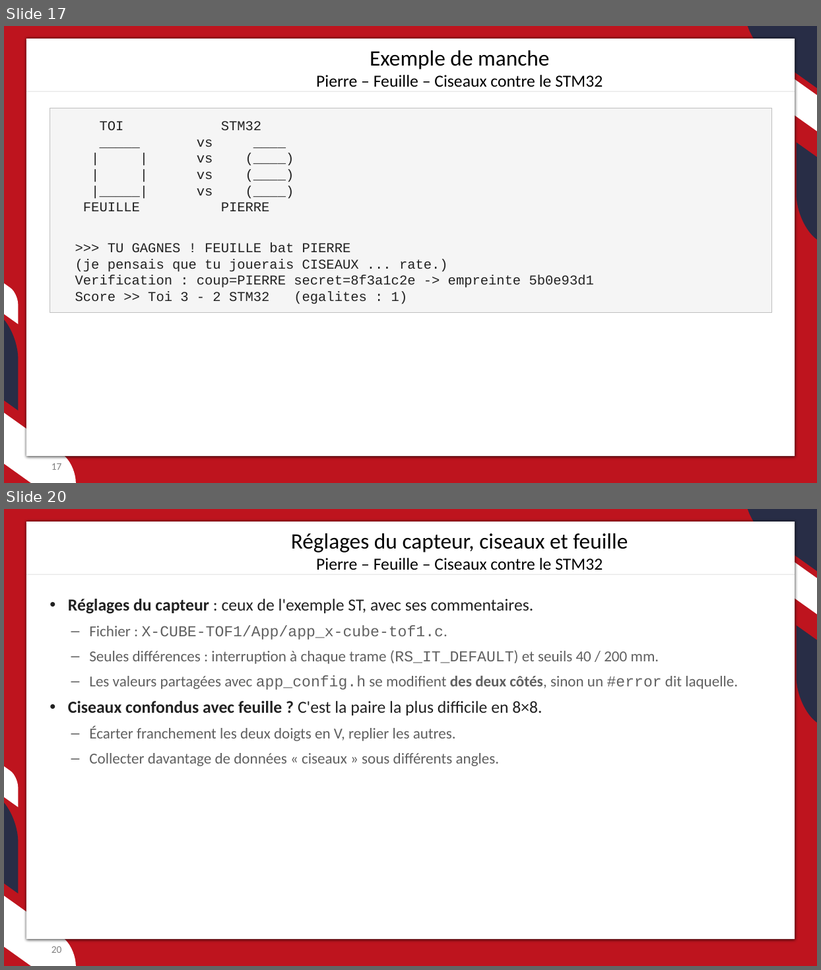
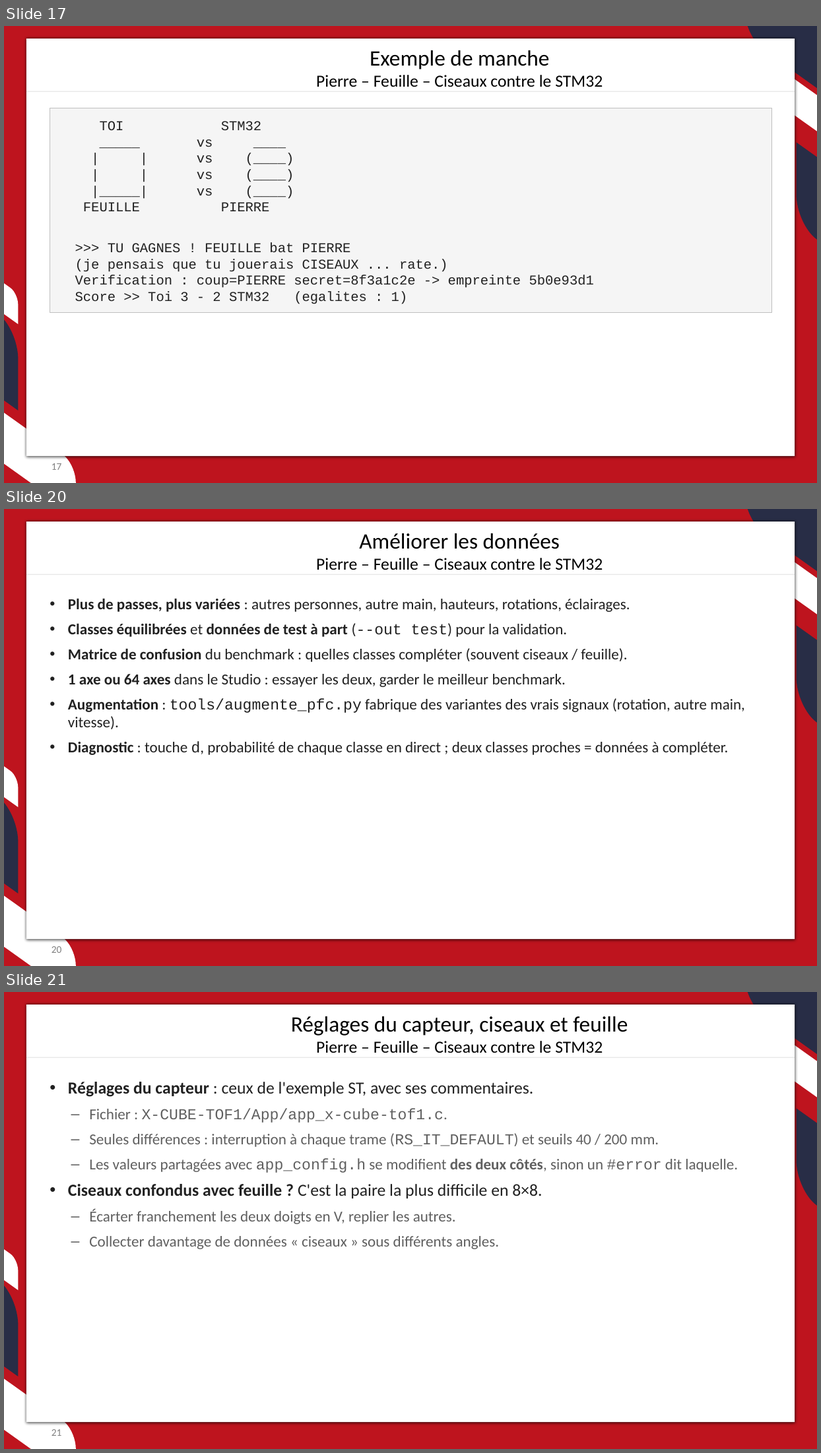
Before and after one commit to JC-Toussaint/ST_Phelma_Hackathon, a slide deck: pierre_feuille_ciseaux/pierre_feuille_ciseaux.pptx. Shown one above the other, each under a label of ours: slides 17 and 20 before the commit, slides 17, 20 and 21 after it; the slides between them are not shown. The pictures are 821x970 and 821x1453 pixels, drawn with LibreOffice and Linux fonts; fonts in the diff are those of the drawing; background and template pictures are left out. Boxes give left, top, right and bottom in pixels: in the first picture for what was removed or moved away, otherwise in the second. Text is boxed around its words. In the diff, an @@ line names an element or a change of style, - is before the commit and + after.

```diff
--- a/pierre_feuille_ciseaux/pierre_feuille_ciseaux.pptx
+++ b/pierre_feuille_ciseaux/pierre_feuille_ciseaux.pptx
@@ slide 20 added at bbox=[4, 509, 817, 966], background #FFFFFF; not listed: 8 template elements that a slide beside it also shows @@
@@ text added at bbox=[316, 533, 603, 570], 20 pt, text #000000 @@
+Améliorer les données
+Pierre – Feuille – Ciseaux contre le STM32
@@ line added from (26, 574) to (795, 574), #BFBFBF 0.5 pt @@
@@ text added at bbox=[68, 598, 745, 755], 18 pt, text #212121 @@
+• Plus de passes, plus variées : autres personnes, autre main, hauteurs, rotations, éclairages.
+• Classes équilibrées et données de test à part (--out test) pour la validation.
+• Matrice de confusion du benchmark : quelles classes compléter (souvent ciseaux / feuille).
+• 1 axe ou 64 axes dans le Studio : essayer les deux, garder le meilleur benchmark.
+• Augmentation : tools/augmente_pfc.py fabrique des variantes des vrais signaux (rotation, autre main, vitesse).
+• Diagnostic : touche d, probabilité de chaque classe en direct ; deux classes proches = données à compléter.
@@ page number added at bbox=[52, 947, 62, 953], 12 pt, text #808080 @@
+20
@@ what was slide 20 is now slide 21 @@
@@ page number at bbox=[52, 1430, 62, 1436]: text changed @@
-20
+21
```
Also in this commit, not shown: 1 slide changed, 1 other slide added, 1 slide removed, 3 other files.
